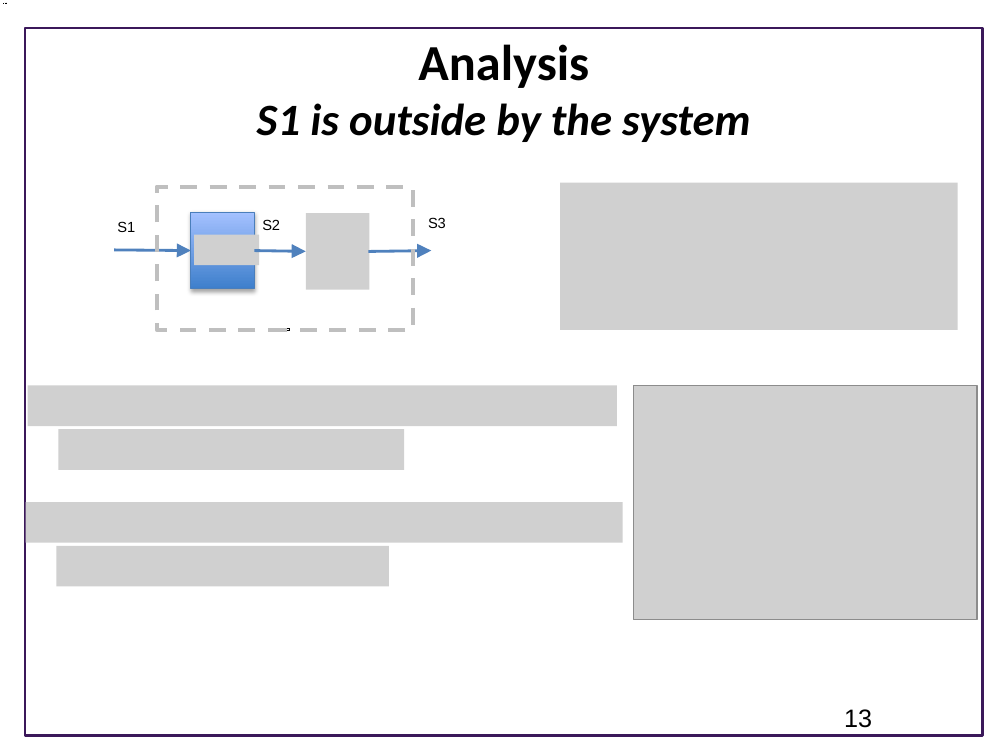
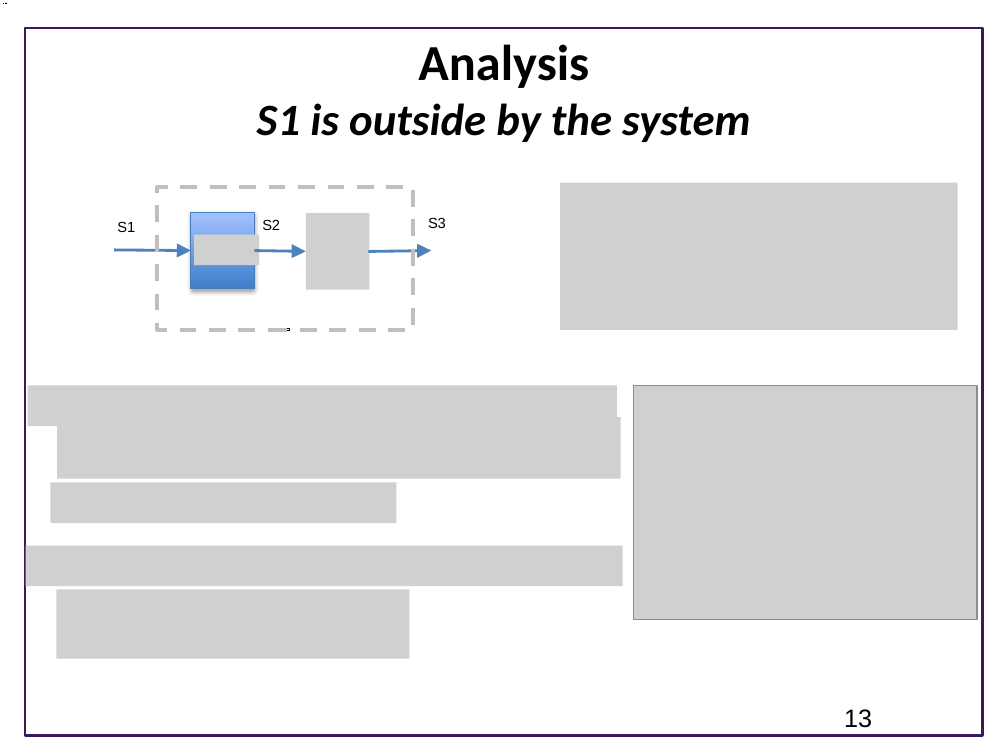
Before and after one commit to joseph-hellerstein/advanced-controls-lectures, a slide deck: slide 13 of Lecture_8-Analysis-Using-Block-Diagrams/Analysis-Using-Block-Diagrams.pptx. Drawn at 1008x756 pixels with LibreOffice and Linux fonts; fonts in the diff are those of the drawing; grey boxes stand for pictures; background and template pictures are left out. Boxes give left, top, right and bottom in pixels: in the first picture for what was removed or moved away, otherwise in the second. Text is boxed around its words. In the diff, an @@ line names an element or a change of style, - is before the commit and + after.

```diff
--- a/Lecture_8-Analysis-Using-Block-Diagrams/Analysis-Using-Block-Diagrams.pptx
+++ b/Lecture_8-Analysis-Using-Block-Diagrams/Analysis-Using-Block-Diagrams.pptx
@@ picture added at box(57, 417, 621, 479) @@
@@ picture removed at box(58, 429, 404, 470) @@
@@ picture removed at box(25, 502, 622, 542) @@
@@ picture added at box(50, 483, 396, 523) @@
@@ picture: place and size @@
-picture at box(56, 545, 389, 586)
+picture at box(25, 545, 622, 586)
@@ picture added at box(56, 590, 409, 659) @@
```
Also in this commit, not shown: 1 other slide changed, 1 other file.
